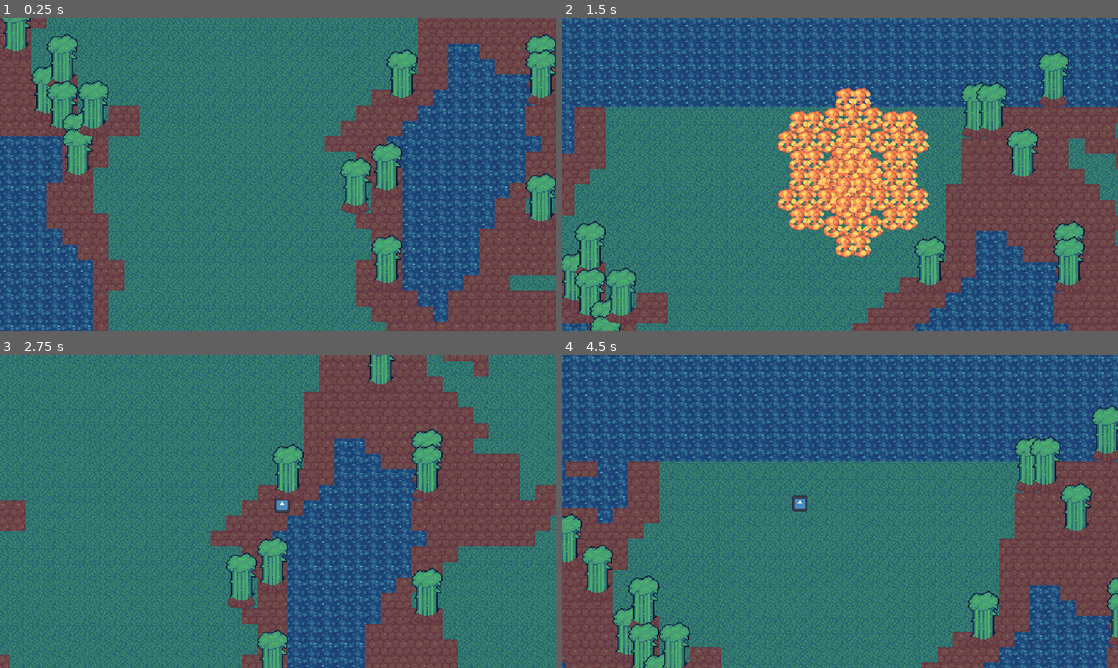
Above: before the commit, frames 1-4 (two rows, left to right).
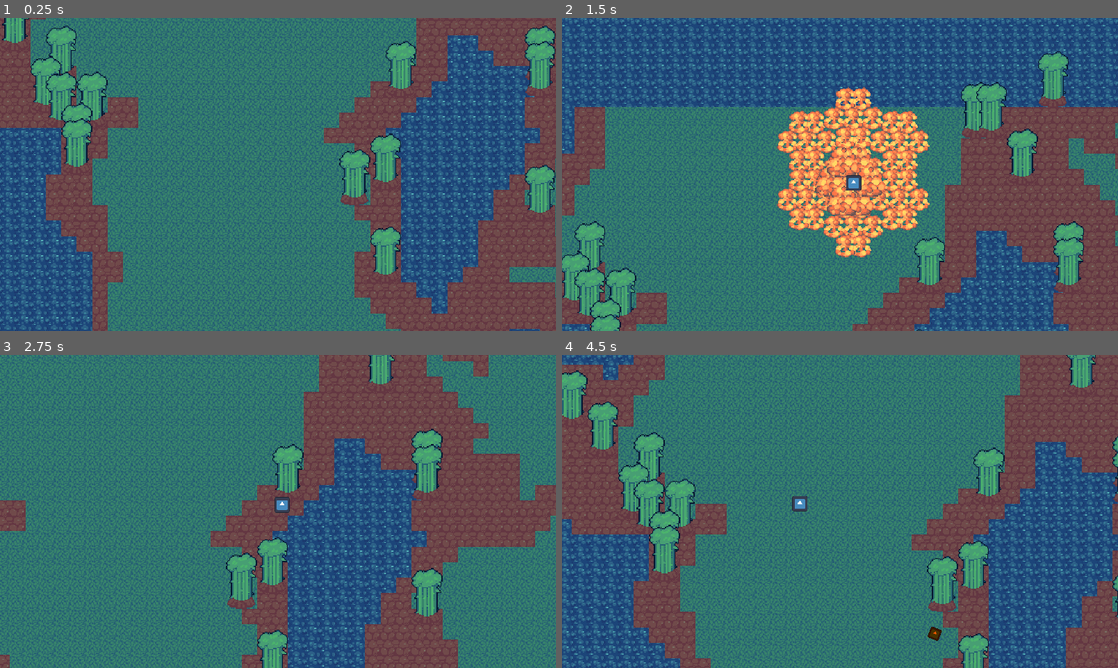
Above: after the commit, the same moments.

Repository: slotling/collateral-damage-gwj71
Game: Godot game, scene res://Scenes/Root/world.tscn
Two runs of this game, one before a commit and one after it. Both use one fixed random seed, a clock stepped at 60 frames per second and the inputs below. The engine's default icon, where the game draws it, is replaced by a stand-in: a white triangle on a blue panel in a dark square.
Inputs (mouse positions are in pixels of both pictures, inside the frame that each line leads up to):
- Up to frame 1 (0.25 s): no input
- Up to frame 2 (1.5 s): move the mouse to (962, 158) at 0.52 s; hold D (right) 0.53-1.28 s; click (962, 158) at 0.6 s; move the mouse to (728, 190) at 1.27 s; hold S (backward) from 1.28 s (still down); right-click (728, 190) at 1.35 s
- Up to frame 3 (2.75 s): move the mouse to (333, 442) at 2.02 s; release S (backward) at 2.03 s; hold D (right) from 2.03 s (still down); hold Shift (run) from 2.03 s (still down)
- Up to frame 4 (4.5 s): move the mouse to (812, 574) at 2.77 s; release D (right) at 2.78 s; release Shift (run) at 2.78 s; hold W (forward) 2.78-3.53 s; click (812, 574) at 2.85 s; move the mouse to (1006, 558) at 3.52 s; hold A (left) from 3.53 s (still down); right-click (1006, 558) at 3.6 s; move the mouse to (673, 464) at 4.27 s; tap Shift (run) at 4.35 s

The runs differ from the first frame. In frame 1, 30% of the frame differs, in the area x 0-100%, y 0-100%; in frame 2, 7.7%; in frame 3, 2.5%; in frame 4, 67%.

Commit message:
fixed a few things

Diff:
--- a/Handlers/hit_box_handler.tscn
+++ b/Handlers/hit_box_handler.tscn
@@ -4,6 +4,7 @@
 
 [node name="HitBoxHandler" type="Area2D"]
 script = ExtResource("1_6ar2r")
+cooldown_time = 0.1
 
 [node name="CooldownTimer" type="Timer" parent="."]
 one_shot = true
--- a/Scenes/Entities/Characters/demolitionist_player.tscn
+++ b/Scenes/Entities/Characters/demolitionist_player.tscn
@@ -6,7 +6,6 @@
 [ext_resource type="Script" path="res://Handlers/AttackHandlers/CharacterAttacks/Demolitionist_Attack2.gd" id="3_sfkv8"]
 
 [node name="DemolitionistPlayer" instance=ExtResource("1_w0i3m")]
-z_index = 0
 
 [node name="CharacterAttack1" parent="." index="6"]
 script = ExtResource("2_svhre")
--- a/Scenes/Entities/Projectiles/Variations/demolitionist_self_explosion.tscn
+++ b/Scenes/Entities/Projectiles/Variations/demolitionist_self_explosion.tscn
@@ -5,7 +5,7 @@
 
 [sub_resource type="CircleShape2D" id="CircleShape2D_f6fyc"]
 resource_local_to_scene = true
-radius = 64.0
+radius = 168.0
 
 [node name="DemolitionistSelfExplosion" instance=ExtResource("1_tc5ts")]
 
--- a/Scenes/Entities/enemy.tscn
+++ b/Scenes/Entities/enemy.tscn
@@ -18,7 +18,6 @@
 radius = 8.0
 
 [node name="Enemy" type="CharacterBody2D" groups=["enemy", "enemy_and_player"]]
-y_sort_enabled = true
 collision_layer = 4
 collision_mask = 5
 motion_mode = 1
--- a/Scenes/Environment/bamboo.gd
+++ b/Scenes/Environment/bamboo.gd
@@ -17,8 +17,9 @@
 		_:
 			var fall_vector: Vector2 = calculate_fall_to_vector(hurtbox_global_position)
 			var fallen_bamboo_instance = fallen_bamboo.instantiate()
-			#fallen_bamboo_instance.global_position = global_position
-			#fallen_bamboo_instance.global_scale = global_scale
+
+			fallen_bamboo_instance.global_position = global_position #+ Vector2(randi_range(-5, 5), randi_range(-5, 5))
+			fallen_bamboo_instance.global_scale = global_scale
 
 			while fall_vector.x == 0:
 				fall_vector.x = randi_range(-1, 1)
@@ -26,9 +27,8 @@
 			_on_regrow_timer_timeout()
 
 			fallen_bamboo_instance.facing = fall_vector
-			fallen_bamboo_instance.position += Vector2(randi_range(-10, 10), randi_range(-10, 10))
 
-			call_deferred("add_child", fallen_bamboo_instance)
+			Global.add_world_node(fallen_bamboo_instance)
 			anim_player.play("fallen")
 
 func _on_regrow_timer_timeout():
--- a/Scenes/Environment/bamboo.tscn
+++ b/Scenes/Environment/bamboo.tscn
@@ -509,6 +509,8 @@
 [sub_resource type="RectangleShape2D" id="RectangleShape2D_rwjpc"]
 size = Vector2(32, 64)
 
+[sub_resource type="CircleShape2D" id="CircleShape2D_iexve"]
+
 [node name="Bamboo" instance=ExtResource("1_f4gq0")]
 script = ExtResource("2_mt40n")
 flammable = true
@@ -550,6 +552,7 @@
 
 [node name="CollisionShape2D" type="CollisionShape2D" parent="." index="6"]
 rotation = 1.5708
+shape = SubResource("CircleShape2D_iexve")
 
 [node name="RegrowTimer" type="Timer" parent="." index="7"]
 one_shot = true
--- a/Scenes/Root/world.tscn
+++ b/Scenes/Root/world.tscn
@@ -5,6 +5,7 @@
 [ext_resource type="PackedScene" uid="uid://14wcwtgp2v2v" path="res://Handlers/wave_handler.tscn" id="4_apm3v"]
 
 [node name="World" type="Node2D" groups=["main"]]
+y_sort_enabled = true
 
 [node name="WaveHandler" parent="." instance=ExtResource("4_apm3v")]
 wave_cooldown = 10
@@ -13,6 +14,8 @@
 spawning_distance = 700
 
 [node name="Terrain" parent="." instance=ExtResource("1_r6r10")]
+z_index = -2
 size = Vector2(100, 100)
 
 [node name="DemolitionistPlayer" parent="." instance=ExtResource("2_0m2oe")]
+position = Vector2(8, 64)
Not shown: 1 places in Scenes/Environment/bamboo.tscn that only renumber resources
